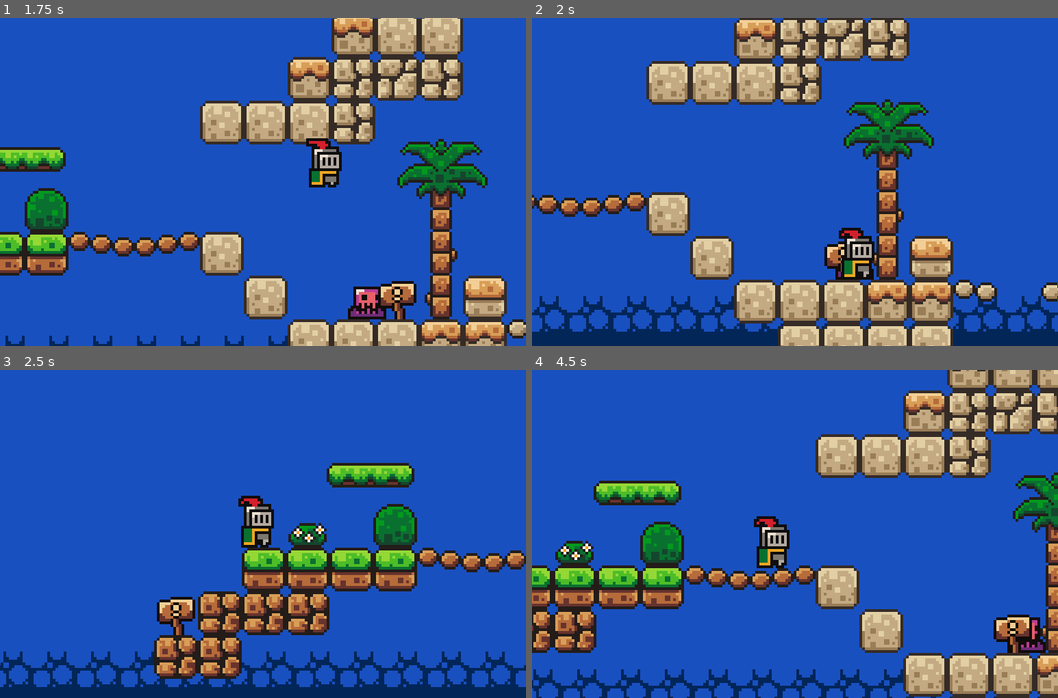
Above: before the commit, frames 1-4 (two rows, left to right).
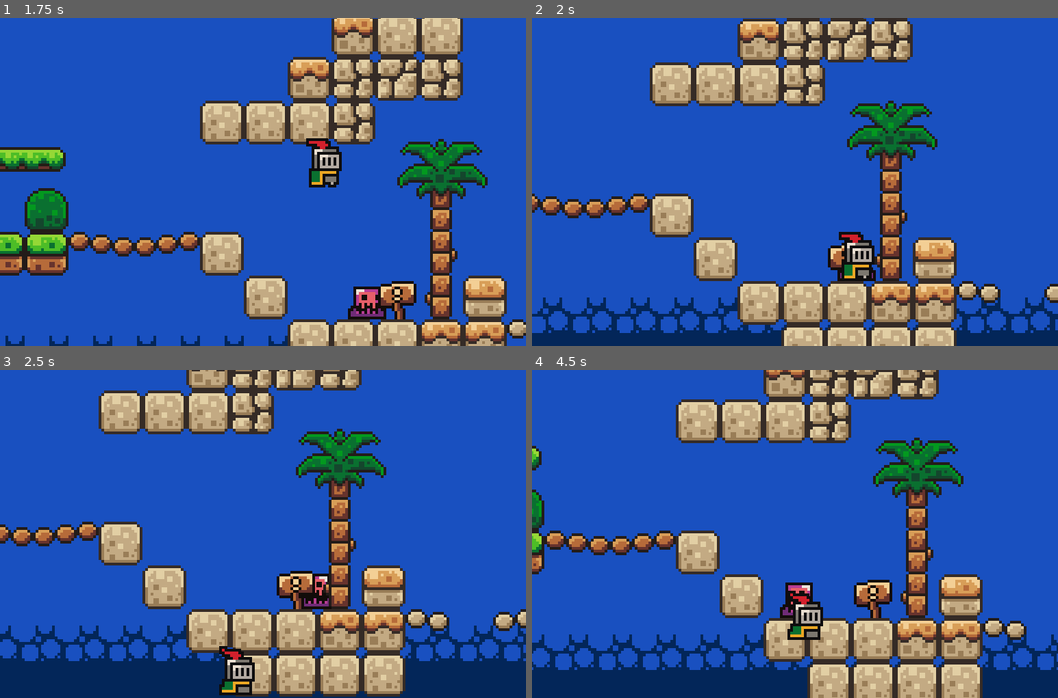
Above: after the commit, the same moments.

Repository: onionbulbperception/godot_2d_game
Game: Godot game, scene res://scenes/game.tscn
Two runs of this game, one before a commit and one after it. Both use one fixed random seed, a clock stepped at 60 frames per second and the inputs below.
Inputs:
- Up to frame 1 (1.75 s): tap Enter (ui_accept) at 0.5, 0.77, 1.52 s; hold Right (ui_right) from 0.53 s (still down)
- Up to frame 2 (2 s): keep holding Right (ui_right)
- Up to frame 3 (2.5 s): release Right (ui_right) at 2.03 s; hold Left (ui_left) from 2.03 s (still down)
- Up to frame 4 (4.5 s): release Left (ui_left) at 2.78 s; hold Right (ui_right) 2.78-4.28 s; tap Enter (ui_accept) at 3.02, 3.77 s; hold Left (ui_left) from 4.28 s (still down)

Frame 1 is identical in both runs. In frame 2, 18% of the frame differs, in the area x 0-100%, y 0-100%; in frame 3, 38%; in frame 4, 52%.

Commit message:
Changed killzone behavior

Diff:
--- a/scripts/killzone.gd
+++ b/scripts/killzone.gd
@@ -12,9 +12,16 @@
 # Player collides with a killzone
 func _on_body_entered(body: Node2D) -> void:
 	print("You died!")
+
+	# Half the game speed
+	Engine.time_scale = 0.5
+	# Remove player's collision
+	body.get_node("CollisionShape2D").queue_free()
 	timer.start()
 
 
 # Reload level
 func _on_timer_timeout() -> void:
+	# Set game speed back to original
+	Engine.time_scale = 1.0
 	get_tree().reload_current_scene()
